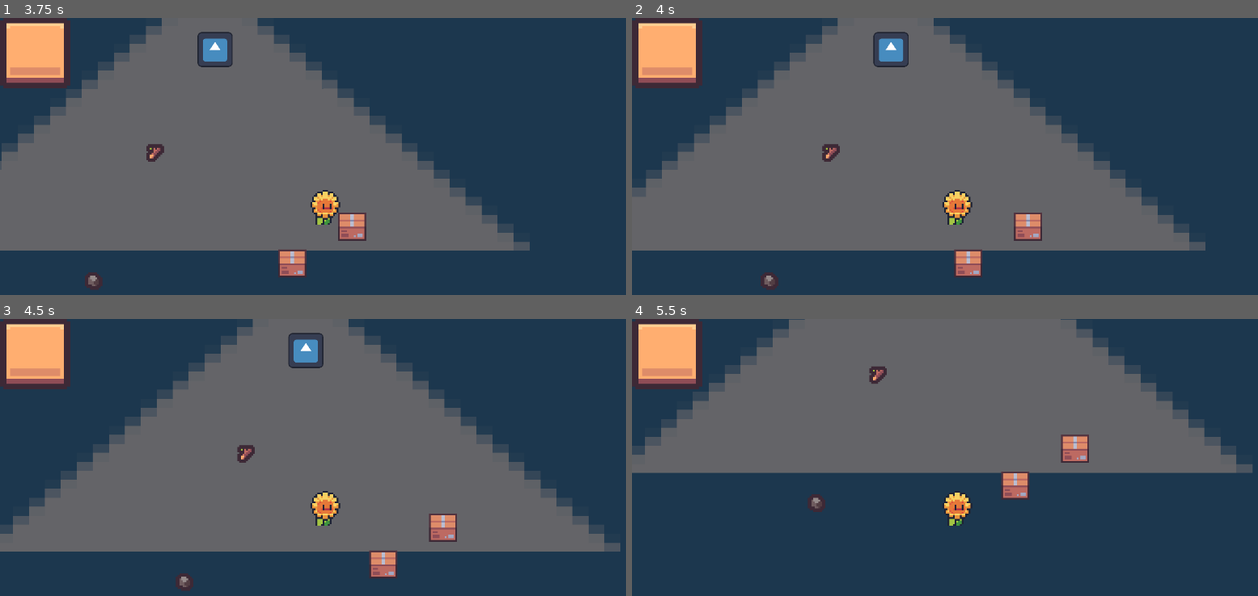
Above: before the commit, frames 1-4 (two rows, left to right).
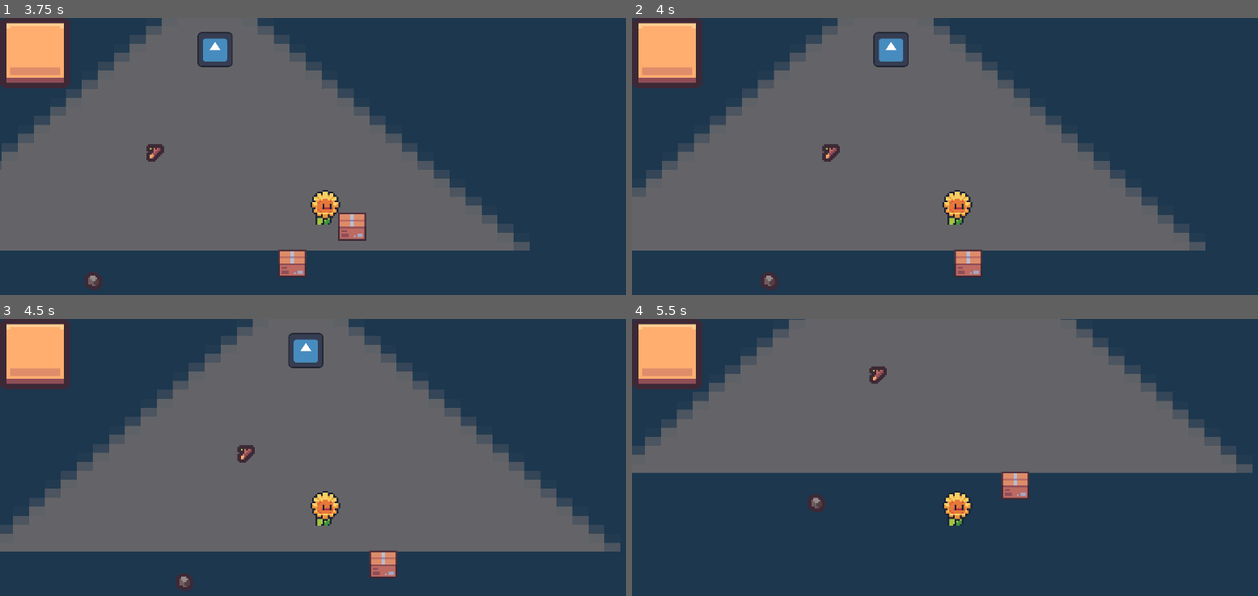
Above: after the commit, the same moments.

Repository: Alexoga9/Basura-Recolector
Game: Godot game, scene res://Escenarios/mundo.tscn
Two runs of this game, one before a commit and one after it. Both use one fixed random seed, a clock stepped at 60 frames per second and the inputs below. The engine's default icon, where the game draws it, is replaced by a stand-in: a white triangle on a blue panel in a dark square. Sound files missing from this copy of the repository are replaced by a short silence.
Inputs (mouse positions are in pixels of both pictures, inside the frame that each line leads up to):
- Up to frame 1 (3.75 s): tap Enter at 0.5, 2 s; drag from (444, 225) to (181, 281) at 0.52 s; tap Space at 1.25, 3.5 s; drag from (381, 264) to (181, 281) at 1.27 s; move the mouse to (388, 123) at 2.02 s; hold D (derecha) 2.03-2.75 s; tap L at 2.1 s; tap E (Recoger) at 2.3 s; drag from (294, 283) to (118, 153) at 2.77 s; move the mouse to (519, 264) at 3.52 s; hold A (izquierda) from 3.53 s (still down); tap Delete at 3.6 s
- Up to frame 2 (4 s): keep holding A (izquierda); tap Space at 3.77 s; tap E (Recoger) at 3.8 s
- Up to frame 3 (4.5 s): release A (izquierda) at 4.25 s; drag from (131, 451) to (381, 565) at 4.27 s
- Up to frame 4 (5.5 s): tap Enter at 5, 5.1 s; move the mouse to (988, 507) at 5.02 s; hold S (abajo) from 5.03 s (still down); click (988, 507) at 5.17 s; tap E (Recoger) at 5.3 s

Frame 1 is identical in both runs. In frame 2, 0.5% of the frame differs, in the area x 60-66%, y 70-81%; in frame 3, 0.5%; in frame 4, 0.5%.

Commit message:
Ya se recoge basura
Arreglar dinero, acceder a inventario, etc

Diff:
--- a/Commons/Componentes/Core/dinero/dinero.gd
+++ b/Commons/Componentes/Core/dinero/dinero.gd
@@ -1,6 +1,7 @@
-@tool
-@icon("res://addons/iconos/dinero.svg")
-class_name Dinero extends Node
+#@tool
+#@icon("res://addons/iconos/dinero.svg")
+#class_name Dinero
+extends Node
 
 signal valor_dinero_cambiado(nuevo_valor: float)
 
@@ -9,7 +10,9 @@
 		valor_dinero_cambiado.emit(dinero)
 
 		if not Engine.is_editor_hint():
-			SignalBus.dinero_jugador_cambiada.emit(dinero)
+			valor_dinero_cambiado.emit(dinero)
+
+		valor_dinero_cambiado.emit(dinero)
 
 var _inicializado: bool = false
 
@@ -27,8 +30,10 @@
 	# Emitir valores iniciales SOLO una vez
 	valor_dinero_cambiado.emit(dinero)
 
-	if not Engine.is_editor_hint():
-		SignalBus.dinero_jugador_cambiada.emit(dinero)
+	#if not Engine.is_editor_hint():
+		#SignalBus.dinero_jugador_cambiada.emit(dinero)
+
+	valor_dinero_cambiado.emit(dinero)
 
 
 func ganar(ganancia: float):
--- a/Commons/Componentes/Movimiento/InputComponente.gd
+++ b/Commons/Componentes/Movimiento/InputComponente.gd
@@ -23,6 +23,9 @@
 		return false
 
 
+
+
+
 func input_ataque():
 	if Input.get_action_strength("Ulti"):
 		pass
--- a/Commons/Componentes/Radares/RadarComponente.gd
+++ b/Commons/Componentes/Radares/RadarComponente.gd
@@ -2,13 +2,18 @@
 class_name RadarComponente extends Area2D
 
 var entidades: Array[Loot]
+var cuerpos: Array[Basura]
 
 var centro = global_position
 
 
 func _ready():
+	# area
 	area_entered.connect(entidad_dentro_de_radar)
 	area_exited.connect(entidad_fuera_de_radar)
+	# body
+	body_entered.connect(entidad_dentro_de_radar)
+	body_exited.connect(entidad_fuera_de_radar)
 
 
 func entidad_dentro_de_radar(area: Loot):
--- a/Entidades/Basura/Basura.tscn
+++ b/Entidades/Basura/Basura.tscn
@@ -2,13 +2,17 @@
 
 [ext_resource type="Script" uid="uid://b8xyvx6fjldhd" path="res://Entidades/Basura/Basura_item.gd" id="1_6qpr3"]
 [ext_resource type="Script" uid="uid://dnu2r5yw53pto" path="res://Recursos/LootDefinicion.gd" id="2_e042u"]
+[ext_resource type="AudioStream" uid="uid://dr7bho43atgf6" path="res://Assets/tornado audio.mp3" id="2_peotj"]
 [ext_resource type="Texture2D" uid="uid://dut0438runrb" path="res://Assets/Inventario/caja.png" id="3_peotj"]
 
 [sub_resource type="Resource" id="Resource_mq21f"]
 script = ExtResource("2_e042u")
 id = "Basura"
 nombre = "Basura"
+audio = ExtResource("2_peotj")
 sprite = ExtResource("3_peotj")
+cantidad_maxima = 10
+valor = 100
 metadata/_custom_type_script = "uid://dnu2r5yw53pto"
 
 [sub_resource type="RectangleShape2D" id="RectangleShape2D_e042u"]
--- a/Entidades/Jugador/Jugador.tscn
+++ b/Entidades/Jugador/Jugador.tscn
@@ -8,6 +8,7 @@
 [ext_resource type="Script" uid="uid://c313hyi3lxct" path="res://Commons/Componentes/Core/Agotamiento.gd" id="4_qtgc7"]
 [ext_resource type="Script" uid="uid://dcfdk4qx3vf0b" path="res://Commons/Componentes/Utilidades/Loot/loot_collector.gd" id="9_6pwru"]
 [ext_resource type="Script" uid="uid://dqiir7o6l4sjy" path="res://Commons/Componentes/Radares/RadarComponente.gd" id="9_y6klq"]
+[ext_resource type="Script" uid="uid://rkib0lob5g81" path="res://Entidades/Jugador/RadarBasura.gd" id="9_yyjpx"]
 
 [sub_resource type="CircleShape2D" id="CircleShape2D_b35yh"]
 radius = 4.0
@@ -24,6 +25,9 @@
 
 [sub_resource type="CircleShape2D" id="CircleShape2D_yyjpx"]
 radius = 44.102154
+
+[sub_resource type="CircleShape2D" id="CircleShape2D_y6klq"]
+radius = 22.203604
 
 [node name="Jugador" type="CharacterBody2D" unique_id=1030727379 groups=["Jugador"]]
 collision_mask = 24
@@ -99,5 +103,15 @@
 [node name="CollisionShape2D" type="CollisionShape2D" parent="RadarComponente" unique_id=1726165650]
 shape = SubResource("CircleShape2D_yyjpx")
 
+[node name="Recoge BASURA" type="Area2D" parent="." unique_id=1673868854]
+collision_layer = 0
+collision_mask = 4
+script = ExtResource("9_yyjpx")
+
+[node name="CollisionShape2D" type="CollisionShape2D" parent="Recoge BASURA" unique_id=1853582416]
+shape = SubResource("CircleShape2D_y6klq")
+
 [connection signal="area_entered" from="LootAtractor" to="LootAtractor" method="_on_area_entered"]
 [connection signal="area_entered" from="Loot Collector" to="Loot Collector" method="_on_area_entered"]
+[connection signal="body_entered" from="Recoge BASURA" to="Recoge BASURA" method="_on_body_entered"]
+[connection signal="body_exited" from="Recoge BASURA" to="Recoge BASURA" method="_on_body_exited"]
--- /dev/null
+++ b/Entidades/Jugador/RadarBasura.gd
@@ -0,0 +1,35 @@
+class_name RadarComponenteBasura extends Area2D
+
+var cuerpos: Array[Basura]
+
+
+func _process(delta):
+	recoger_basura()
+
+
+func _on_body_entered(body):
+	print("Basura aqui")
+	if body.is_in_group("Basura"):
+		cuerpos.append(body)
+		print(cuerpos)
+
+
+func _on_body_exited(body):
+	if body.is_in_group("Basura"):
+		cuerpos.erase(body)
+		print(cuerpos)
+
+
+func get_entidad_aleatoria() -> Basura:
+	if cuerpos.is_empty():
+		return null
+
+	var indice = randi() % cuerpos.size() # usa % para conseguir un numero valido
+	return cuerpos[indice]
+
+
+func recoger_basura():
+	if Input.is_action_just_pressed("Recoger"):
+
+		if get_entidad_aleatoria() != null:
+			get_entidad_aleatoria().collect()
--- a/Entidades/Loot/loots/re_madera.tres
+++ b/Entidades/Loot/loots/re_madera.tres
@@ -8,6 +8,7 @@
 id = "madera"
 nombre = "madera"
 sprite = ExtResource("2_re0x1")
+cantidad_maxima = 2
 tipo_de_elemento = 1
 valor = 2
 metadata/_custom_type_script = "uid://dnu2r5yw53pto"
--- a/Entidades/Trituradora/trituradora.gd
+++ b/Entidades/Trituradora/trituradora.gd
@@ -23,4 +23,6 @@
 func _on_trigger_basura_body_entered(body):
 	print("Area")
 	if body.is_in_group("Jugador"):
-		print("jugador")
+		Dinero.ganar(100)
+		Inventario.remove_item("Basura", Inventario.get_count("Basura"))
+		print("Dinero: " + str(Dinero.dinero))
--- a/Escenarios/mundo.tscn
+++ b/Escenarios/mundo.tscn
@@ -5,7 +5,6 @@
 [ext_resource type="PackedScene" uid="uid://e856quj4lvvn" path="res://Entidades/Jugador/Jugador.tscn" id="2_fw4w5"]
 [ext_resource type="PackedScene" uid="uid://cd6lygsc501ww" path="res://Entidades/Loot/Loot.tscn" id="3_tgroa"]
 [ext_resource type="Resource" uid="uid://dmky67t6umj3u" path="res://Entidades/Loot/loots/rs_piedra.tres" id="4_2fd2i"]
-[ext_resource type="Resource" uid="uid://5k76mbciamak" path="res://Entidades/Loot/loots/re_madera.tres" id="5_ofho3"]
 [ext_resource type="PackedScene" uid="uid://boa7rlwdurt22" path="res://Entidades/Basura/Basura.tscn" id="6_2fd2i"]
 [ext_resource type="PackedScene" uid="uid://b8u0pprb4t2sj" path="res://Entidades/Trituradora/trituradora.tscn" id="8_u72it"]
 
@@ -28,7 +27,6 @@
 
 [node name="Loot3" parent="Node" unique_id=1841113591 instance=ExtResource("3_tgroa")]
 position = Vector2(552, 284)
-data = ExtResource("5_ofho3")
 
 [node name="Loot2" parent="Node" unique_id=1091806052 instance=ExtResource("6_2fd2i")]
 position = Vector2(664, 326)
--- a/project.godot
+++ b/project.godot
@@ -17,9 +17,10 @@
 
 [autoload]
 
-SignalBus="*uid://de1hm7ggjo12u"
 Global="*uid://50g7q8nvqdp2"
 Inventario="*uid://bxxsc2sciuuu3"
+Dinero="*uid://ch8alg1k4awm0"
+SignalBus="*uid://de1hm7ggjo12u"
 
 [debug]
 
Not shown, added: Assets/tornado audio.mp3.import
Not shown, added: Entidades/Jugador/RadarBasura.gd.uid
Not shown, added: Assets/tornado audio.mp3
Not shown, changed: kanban_tasks_data.kanban
